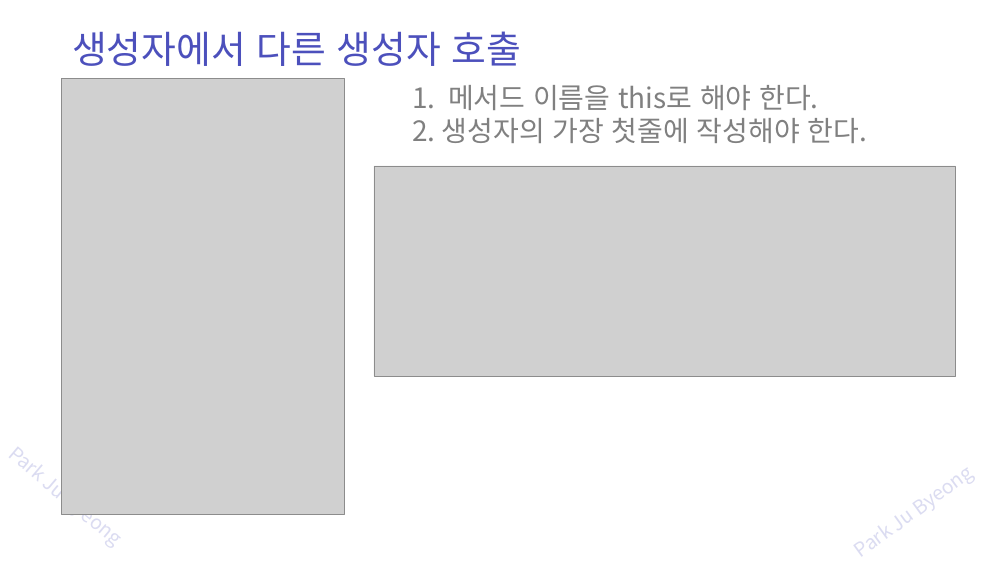
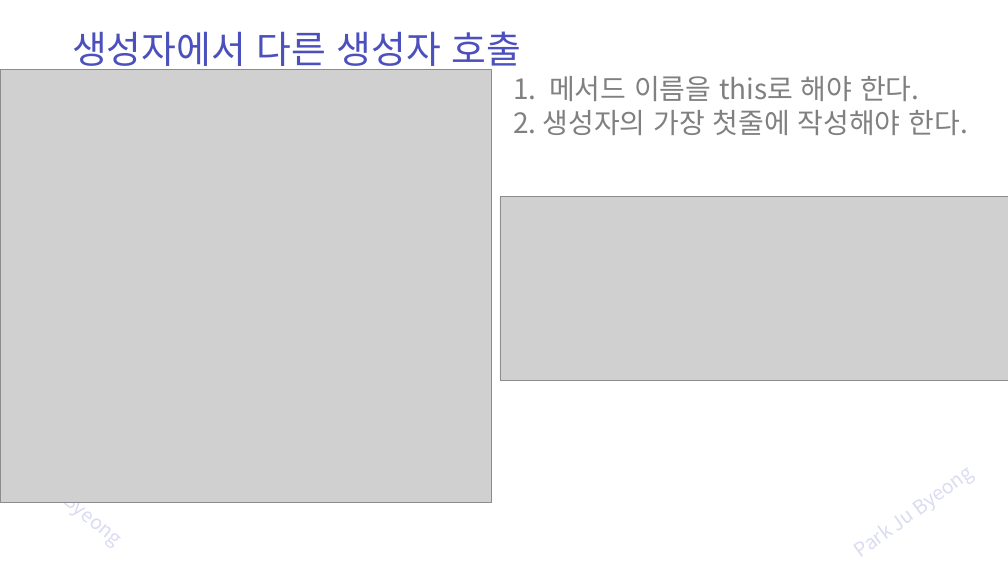
Before and after one commit to zest132/JavaLecture, a slide deck: slide 12 of JavaLecture/LectureFile/java 8강 생성자.pptx. Drawn at 1008x567 pixels with LibreOffice and Linux fonts; fonts in the diff are those of the drawing; grey boxes stand for pictures. Boxes give left, top, right and bottom in pixels: in the first picture for what was removed or moved away, otherwise in the second. Text is boxed around its words. In the diff, an @@ line names an element or a change of style, - is before the commit and + after.

```diff
--- a/JavaLecture/LectureFile/java 8강 생성자.pptx
+++ b/JavaLecture/LectureFile/java 8강 생성자.pptx
@@ picture: place and size @@
-picture at (61,78,344,515)
+picture at (1,70,491,502)
@@ text "1. 메서드 이름을 this로 해야 ...": place and size @@
-text "1. 메서드 이름을 this로 해야 ..." at (412,85,867,143)
+text "1. 메서드 이름을 this로 해야 ..." at (513,76,967,135)
@@ picture: place and size @@
-picture at (374,166,956,376)
+picture at (500,197,1008,380)
```
Also in this commit, not shown: 3 other slides changed, 3 other files.
